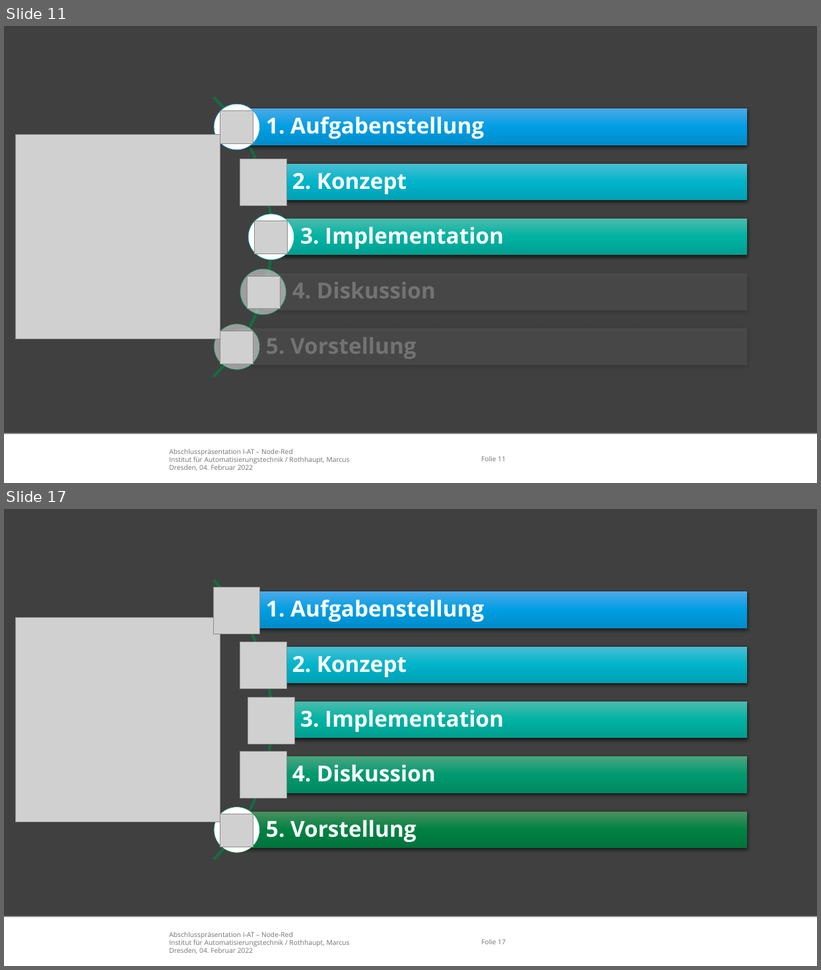
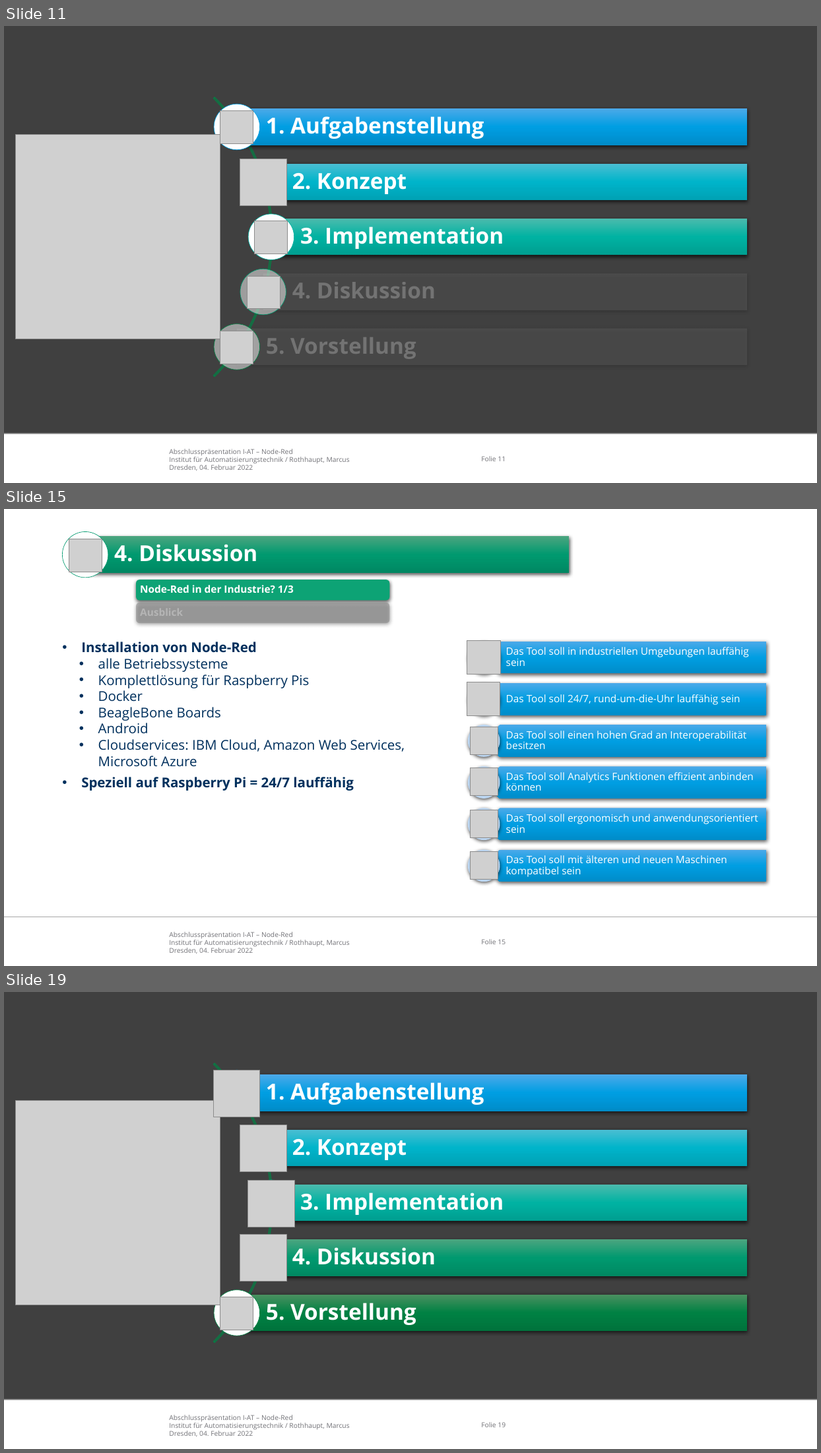
Before and after one commit to appist-dev/agteletud-node-red, a slide deck: docs/presentation/Abschlusspräsentation Node-Red.pptx. Shown one above the other, each under a label of ours: slides 11 and 17 before the commit, slides 11, 15 and 19 after it; the slides between them are not shown. The pictures are 821x970 and 821x1453 pixels, drawn with LibreOffice and Linux fonts; fonts in the diff are those of the drawing; grey boxes stand for pictures; background and template pictures are left out. Boxes give left, top, right and bottom in pixels: in the first picture for what was removed or moved away, otherwise in the second. Text is boxed around its words. In the diff, an @@ line names an element or a change of style, - is before the commit and + after.

```diff
--- a/docs/presentation/Abschlusspräsentation Node-Red.pptx
+++ b/docs/presentation/Abschlusspräsentation Node-Red.pptx
@@ slide 15 added at (x1=4, y1=509, x2=817, y2=966), background #FFFFFF; not listed: 3 template elements that a slide beside it also shows @@
@@ ellipse added at (x1=63, y1=531, x2=108, y2=578), fill #FFFFFF, outline #009A6F 0.5 pt @@
@@ picture added at (x1=69, y1=539, x2=102, y2=572) @@
@@ rectangle added at (x1=85, y1=537, x2=570, y2=573), fill gradient #4BA580 to #009A6F to #008963 @@
@@ text added at (x1=114, y1=544, x2=257, y2=562), 26 pt, text #FFFFFF, bold @@
+4. Diskussion
@@ group added at (x1=136, y1=580, x2=389, y2=624): 2 rounded rectangles, 2 texts @@
+Node-Red in der Industrie? 1/3
+Ausblick
@@ text added at (x1=81, y1=642, x2=405, y2=791), 16 pt, text #00305D @@
+• Installation von Node-Red
+      • alle Betriebssysteme
+      • Komplettlösung für Raspberry Pis
+      • Docker
+      • BeagleBone Boards
+      • Android
+      • Cloudservices: IBM Cloud, Amazon Web Services, Microsoft Azure
+  • Speziell auf Raspberry Pi = 24/7 lauffähig
@@ picture added at (x1=467, y1=641, x2=500, y2=674) @@
@@ picture added at (x1=467, y1=683, x2=500, y2=716) @@
@@ picture added at (x1=470, y1=727, x2=498, y2=755) @@
@@ picture added at (x1=470, y1=768, x2=498, y2=795) @@
@@ picture added at (x1=470, y1=811, x2=498, y2=838) @@
@@ group added at (x1=468, y1=642, x2=767, y2=883): 6 pentagon arrows, 6 texts, 6 ellipses @@
+Das Tool soll in industriellen Umgebungen lauffähig sein
+Das Tool soll 24/7, rund-um-die-Uhr lauffähig sein
+Das Tool soll einen hohen Grad an Interoperabilität besitzen
+Das Tool soll Analytics Funktionen effizient anbinden können
+Das Tool soll ergonomisch und anwendungsorientiert sein
+Das Tool soll mit älteren und neuen Maschinen kompatibel sein
@@ picture added at (x1=470, y1=852, x2=498, y2=879) @@
@@ what was slide 17 is now slide 19 @@
@@ page number at (x1=481, y1=1422, x2=506, y2=1428): text changed @@
-Folie 17
+Folie 19
```
Also in this commit, not shown: 9 slides changed, 1 other slide added, 1 other file.
